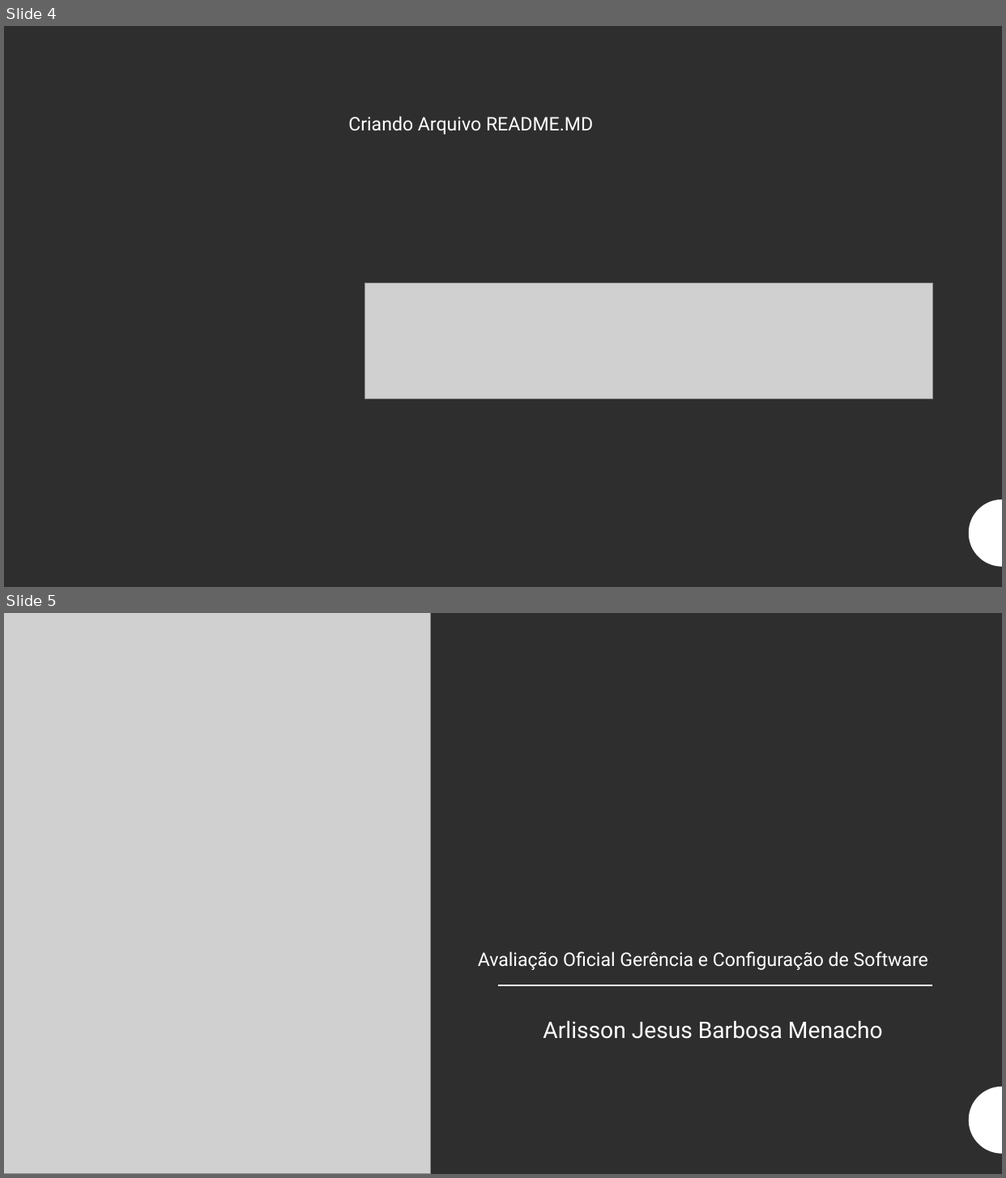
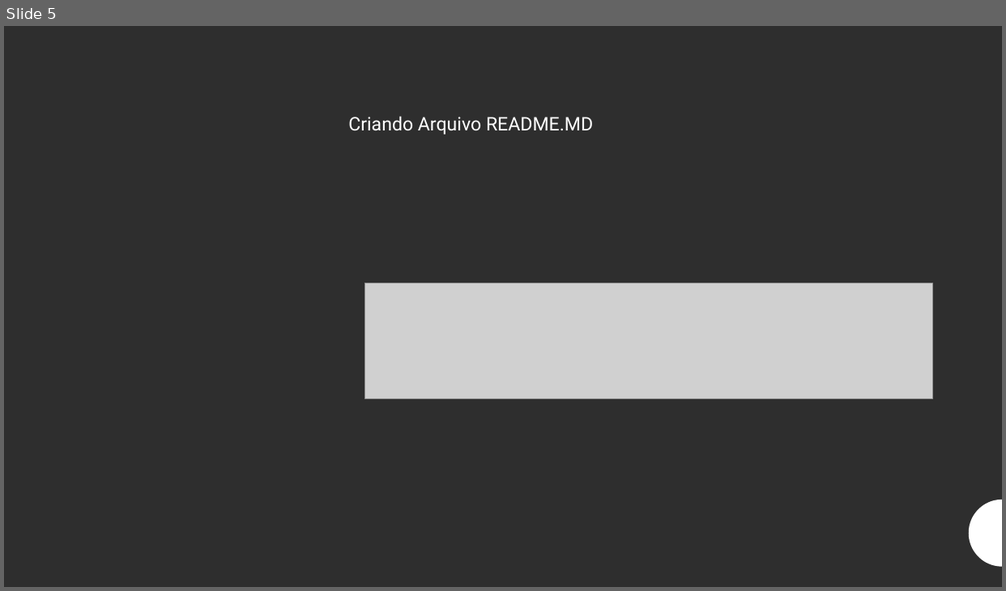
Before and after one commit to ArlissonMenacho/GERENCIA_SOFTWARE_20211, a slide deck: Avaliação Bacalhau.pptx. Shown one above the other, each under a label of ours: slides 4 and 5 before the commit, slide 5 after it. The pictures are 1006x1178 and 1006x591 pixels, drawn with LibreOffice and Linux fonts; fonts in the diff are those of the drawing; grey boxes stand for pictures. Boxes give left, top, right and bottom in pixels: in the first picture for what was removed or moved away, otherwise in the second. Text is boxed around its words. In the diff, an @@ line names an element or a change of style, - is before the commit and + after.

```diff
--- a/Avaliação Bacalhau.pptx
+++ b/Avaliação Bacalhau.pptx
@@ slide 5 removed at (4, 613, 1002, 1174), background #2F2F2F; not listed: 2 template elements that a slide beside it also shows @@
@@ rectangle removed at (4, 613, 1002, 1174) @@
@@ picture removed at (4, 613, 431, 1174) @@
@@ text removed at (478, 952, 928, 970) @@
-Avaliação Oficial Gerência e Configuração de Software
@@ line removed from (933, 986) to (499, 986) @@
@@ subtitle removed at (543, 1021, 883, 1039) @@
-Arlisson Jesus Barbosa Menacho
@@ freeform shape removed at (969, 1087, 1002, 1154) @@
@@ what was slide 4 is now slide 5 @@
```
Also in this commit, not shown: 2 slides added, 1 other slide removed.
